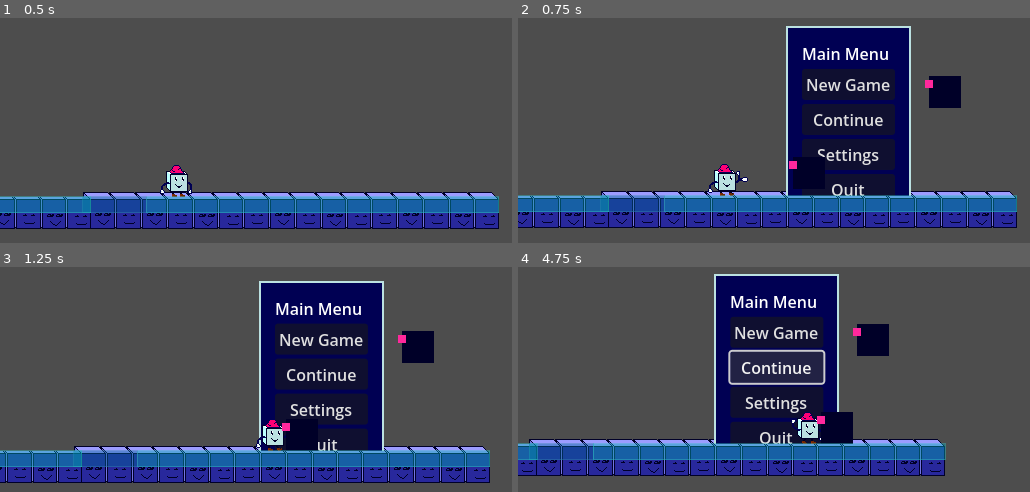
Above: before the commit, frames 1-4 (two rows, left to right).
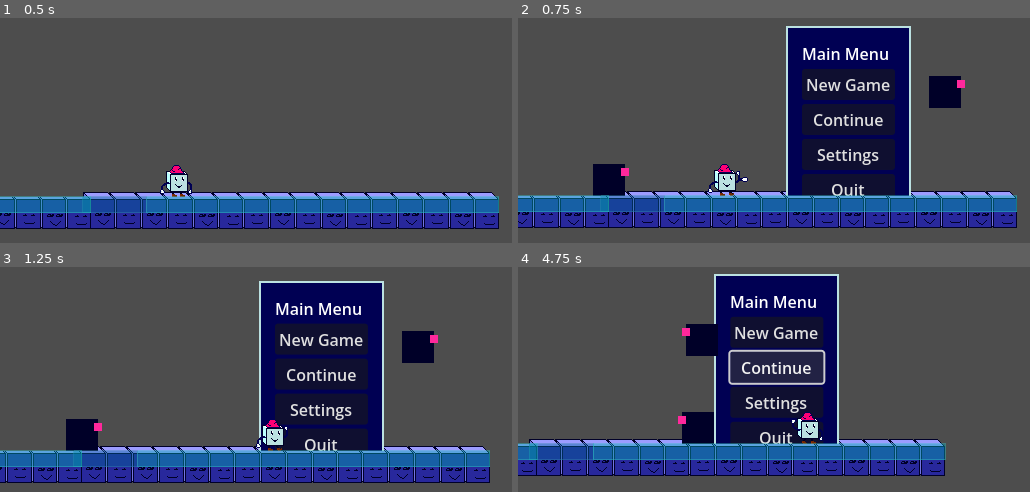
Above: after the commit, the same moments.

Repository: Doomn00b/Kewb
Game: Godot game, scene res://scenes/main.tscn
Same seed, same stepped clock (60 frames per second), same inputs: the game is played once before the commit and once after it. The engine's default icon, where the game draws it, is replaced by a stand-in: a white triangle on a blue panel in a dark square.
Inputs:
- Up to frame 1 (0.5 s): no input
- Up to frame 2 (0.75 s): tap Enter (ui_accept) at 0.5 s; hold Right (move_forward) from 0.53 s (still down); tap Z (attack) at 0.6 s
- Up to frame 3 (1.25 s): keep holding Right (move_forward); tap Space (jump) at 0.77 s
- Up to frame 4 (4.75 s): release Right (move_forward) at 1.25 s; click "New Game" at 1.25 s; click "New Game" at 2 s; click "Continue" at 2.75 s; click "Continue" at 3.5 s; hold Right (move_forward) from 4.28 s (still down); tap X (charge) at 4.35 s; tap Space (jump) at 4.52 s

Frame 1 is identical in both runs. In frame 2, 1.4% of the frame differs, in the area x 14-88%, y 27-80%; in frame 3, 1.2%; in frame 4, 3.6%, in the area x 31-73%, y 25-79%.

Commit message:
CODE: Tried to implement the enemy backing off, but it didn't work. Started work on remaking the Enemy with a Finite StateMachine instead.

Diff:
--- /dev/null
+++ b/FiniteStateMachine.gd
@@ -0,0 +1,13 @@
+extends Node
+class_name FiniteStateMachine
+
+@export var state: State #We make a new variable based on our state-script.
+
+func _ready() -> void:
+	change_state(state)
+
+func change_state(new_state: State):
+	if state is State: #This checks if our current state is actually a state, and not NULL.
+		state._exit_state()
+	new_state._enter_state()
+	state = new_state #Since we checked that we had a new state, we make our current state the new state.
--- /dev/null
+++ b/State.gd
@@ -0,0 +1,11 @@
+#This script is a template for how to have a state (in a state-machine), and
+#will be inherited by other scripts.
+class_name State
+extends Node
+signal state_finished #We give the script the ability to send a signal, that it's done.
+
+func _enter_state() -> void:
+	pass
+
+func _exit_state() -> void:
+	pass
--- a/characters/Enemies/enemy.gd
+++ b/characters/Enemies/enemy.gd
@@ -1,10 +1,10 @@
-#TODO: Make enemy move slowly idly. Make enemy flip direction.
-
+#TODO: Make enemy flip direction when Walking to edge.
+		#Fix chasing the player backwards!!
 class_name Enemy
 extends CharacterBody2D
 
 @export var Erunspeed: int = 200 #We make a new variable: Enemy Speed, which is an Int with 200 as standard value.
-@export var Ewspeed: int = 80
+@export var Ewspeed: int = 50
 @export var EDmgArea: Area2D #We will store our EDmgArea here. (it's an Area2D)
 @export var base_damage : int = 1
 static var enemies_spawned : int = 0 #This variable determines how many enemies have spawned.
@@ -21,7 +21,14 @@
 var dead : bool = false #Determines if the enemy is dead or not.
 var before_1st_atk : Timer #This variable is the time between spotting the player and attacking.
 var direction_timer: Timer #A variable storing the time before the enemy changes direction when idling.
-var direction : Vector2
+var move_dir : Vector2 :
+	set(new_dir):
+		move_dir = new_dir
+var last_direction = 1 #Value that show the direction the player was moving in, last.
+var current_direction = 1 #Check for the player's current moving direction.
+var EFlip : Marker2D
+var backoff_time: Timer
+
 
 func _ready() -> void:
 	before_1st_atk = $ETimer #We define a timer to delay our 1st attack.
@@ -30,9 +37,11 @@
 	print_debug("Got the player from Tree.")
 	enemies_spawned += 1 #When we start the scene, enemy-count will go up.
 	EDmgArea.body_entered.connect(_on_pbody_ent_dmg) #Connecting Give-Damage-area.
-	atk_raycast = $FlipNmy/NmyAtkRC #We give the raycast-object (from the node-tree) to our nmy-raycast variable.
-	edge_rayL = $FlipNmy/NmyEdgeL #Give the variable the left edge ray-cast
-	edge_rayR = $FlipNmy/NmyEdgeR #Give the variable the Right edge ray-cast
+	atk_raycast = $FlipEk/EkAtkRC #We give the raycast-object (from the node-tree) to our nmy-raycast variable.
+	edge_rayL = $FlipEk/EkEdgeL #Give the variable the left edge ray-cast
+	edge_rayR = $FlipEk/EkEdgeR #Give the variable the Right edge ray-cast
+	EFlip = $FlipEk
+	backoff_time = $EbackTimer
 
 func _physics_process(delta: float) -> void:
 	_apply_gravity(delta) # Add the gravity.
@@ -40,22 +49,42 @@
 	_rush_player(delta) #Run towards the player. (we check if we should run the function)
 	move_and_slide()
 
+#Is the issue that DIRECTION isn't defined ever??
 func _roaming(delta):
 	#If we're not dead, not chasing the player, and standing on the floor, then...
-	if dead == false and self.is_on_floor() and player_chase == false:
-		velocity += direction * Ewspeed * delta
+	if dead == false and self.is_on_floor() and player_chase == false and is_roaming ==  true:
+		velocity = move_dir * Ewspeed
 		is_roaming = true
+		print_debug("Enemy direction:", move_dir)
 	elif dead == true:
 		velocity.x = 0
 
 func _on_dir_timer_timeout() -> void:
-	direction_timer.wait_time = choose([1.5,2.0,2.5])
-	if player_chase == false:
-		direction = choose([Vector2.RIGHT, Vector2.LEFT])
+	direction_timer.wait_time = [1.3,1.8,2.3].pick_random() #We change the timers wait-time to a random value.
+	direction_timer.start()
+	if player_chase == false: #If we're not chasing the player then...
+		move_dir = [Vector2.RIGHT, Vector2.LEFT].pick_random() #Choose a random left or right direction.
+		_flip() #We run the function to see if we now need to flip the player.
+		print_debug("New random direction?")
 
-func choose(array): #This function is just for randomising things.
-	array.shuffle() #Shuffle around the values in the array randomly.
-	return array.front() #Take the current first value in the shuffled array.
+#Code to flip the character when walking.
+func _flip():
+	#Guard clause
+	if move_dir.x == 0:
+		return
+	#END Guard clause
+	if edge_rayL.is_colliding() and edge_rayR.is_colliding(): #If BOTH edge-detects are colliding, then...
+		#We do the regular flipping.
+		var signed_x : float = sign(move_dir.x) #A variable that stores if the direction is positive or negative.
+		EFlip.scale.x = abs(scale.x) *  signed_x #We flip the scale of our Flip-marker based on our signedx-direction variable.
+		current_direction = signed_x
+		#Update the last direction variable.
+		last_direction = current_direction
+
+	if !edge_rayL.is_colliding() or !edge_rayR.is_colliding(): #But if one of our edge-detects are not detecting...
+		current_direction = !current_direction #...then we invert our direction.
+		print_debug("Changed direction:", move_dir)
+
 
 func _rush_player(_delta : float):
 	#Guardclause, to prevent attacking without player.
@@ -68,13 +97,14 @@
 
 	#Raycasting, for detecting the player.
 	if atk_raycast.is_colliding(): #If the raycast hits the player...
-		player_chase = true
+		is_roaming = false #We make sure we're not roaming.
 		before_1st_atk.start() #...we start a timer to delay the 1st attack.
 		await before_1st_atk.timeout #...which delays the below attack-code.
 		#If the enemy is touching the floor and we're not in Game Over, then...
 		if self.is_on_floor() and GameManager.instance.is_game_over == false :
-			direction = (playerChr.position - self.position).normalized()
-			velocity.x = direction.x * Erunspeed
+			move_dir = (playerChr.position - self.position).normalized()
+			velocity.x = move_dir.x * Erunspeed
+			player_chase = true #We say that we're chasing the player.
 			#print("Detected player")
 			return
 	else:
@@ -100,6 +130,13 @@
 func _on_pbody_ent_dmg(node : Node2D) -> void:
 	if node is Player:
 		node.take_damage(base_damage)
+		backoff_time.start()
+		print_debug("running backoff-timer")
+		while !backoff_time.is_stopped():
+			#Make the enemy back off when damaging the player.
+			self.velocity.x = Ewspeed #Enemy moves backwards at walk-speed.
+			print_debug("Enemy back-speed:", velocity)
+
 
 func setup_enemy(pos : Vector2 = Vector2.ZERO): #A function that readies the enemy's properties in a level.
 	self.global_position = pos #Sets up the position of the enemy.
--- a/characters/Enemies/enemy_cube.tscn
+++ b/characters/Enemies/enemy_cube.tscn
@@ -10,15 +10,12 @@
 [sub_resource type="RectangleShape2D" id="RectangleShape2D_ivb5h"]
 size = Vector2(13, 24)
 
-[sub_resource type="RectangleShape2D" id="RectangleShape2D_e7fn0"]
-size = Vector2(25, 34)
-
 [node name="EnemyCube" type="CharacterBody2D" unique_id=2049833632 node_paths=PackedStringArray("EDmgArea") groups=["enemyGroup"]]
 z_index = 1
 y_sort_enabled = true
 collision_layer = 2
 script = ExtResource("1_fqm6r")
-EDmgArea = NodePath("FlipNmy/EDmgArea")
+EDmgArea = NodePath("FlipEk/EDmgArea")
 metadata/_edit_group_ = true
 
 [node name="ETimer" type="Timer" parent="." unique_id=1133709180]
@@ -28,50 +25,47 @@
 [node name="DirTimer" type="Timer" parent="." unique_id=1800211472]
 wait_time = 0.8
 one_shot = true
+autostart = true
+
+[node name="EbackTimer" type="Timer" parent="." unique_id=1088373937]
+wait_time = 0.6
+one_shot = true
 
 [node name="CollisionShape2D" type="CollisionShape2D" parent="." unique_id=168635995]
 shape = SubResource("RectangleShape2D_78frg")
 
 [node name="AnimationPlayer" type="AnimationPlayer" parent="." unique_id=2011432541]
 
-[node name="FlipNmy" type="Marker2D" parent="." unique_id=923432180]
+[node name="FlipEk" type="Marker2D" parent="." unique_id=923432180]
 
-[node name="Sprite2D" type="Sprite2D" parent="FlipNmy" unique_id=1626493624]
+[node name="Sprite2D" type="Sprite2D" parent="FlipEk" unique_id=1626493624]
 texture = ExtResource("2_aoswd")
 
-[node name="Sprite2D" type="Sprite2D" parent="FlipNmy/Sprite2D" unique_id=791162413]
-position = Vector2(-16, -8)
+[node name="Sprite2D" type="Sprite2D" parent="FlipEk/Sprite2D" unique_id=791162413]
+position = Vector2(16, -8)
 texture = ExtResource("3_ivb5h")
 
-[node name="EDmgArea" type="Area2D" parent="FlipNmy" unique_id=389465481 groups=["enemyDmgGroup"]]
+[node name="EDmgArea" type="Area2D" parent="FlipEk" unique_id=389465481 groups=["enemyDmgGroup"]]
 collision_layer = 0
 collision_mask = 4
 
-[node name="EDmgZone" type="CollisionShape2D" parent="FlipNmy/EDmgArea" unique_id=485172445 groups=["enemyDmgGroup"]]
-position = Vector2(-14.5, -3)
+[node name="EDmgZone" type="CollisionShape2D" parent="FlipEk/EDmgArea" unique_id=485172445 groups=["enemyDmgGroup"]]
+position = Vector2(14.5, -3)
 shape = SubResource("RectangleShape2D_ivb5h")
 debug_color = Color(0.90518546, 0.17105508, 0.6280246, 0.41960785)
 
-[node name="NmyHurtArea" type="Area2D" parent="FlipNmy" unique_id=340083749 groups=["enemyGroup"]]
-visible = false
-
-[node name="NmyHurtZone" type="CollisionShape2D" parent="FlipNmy/NmyHurtArea" unique_id=1600605225 groups=["enemyGroup"]]
-visible = false
-position = Vector2(4.5, 0)
-shape = SubResource("RectangleShape2D_e7fn0")
-debug_color = Color(0.2798203, 0.55712515, 0.804408, 0.41960785)
-
-[node name="NmyAtkRC" type="RayCast2D" parent="FlipNmy" unique_id=1170243958]
-position = Vector2(-16, 0)
-target_position = Vector2(-168, 0)
+[node name="EkAtkRC" type="RayCast2D" parent="FlipEk" unique_id=1170243958]
+position = Vector2(16, 0)
+target_position = Vector2(168, 0)
 collision_mask = 4
 
-[node name="NmyEdgeL" type="RayCast2D" parent="FlipNmy" unique_id=980637611]
-position = Vector2(-18, 16)
+[node name="EkEdgeL" type="RayCast2D" parent="FlipEk" unique_id=980637611]
+position = Vector2(-16, 16)
 target_position = Vector2(0, 16)
 
-[node name="NmyEdgeR" type="RayCast2D" parent="FlipNmy" unique_id=1977908662]
-position = Vector2(16, 16)
+[node name="EkEdgeR" type="RayCast2D" parent="FlipEk" unique_id=1977908662]
+position = Vector2(18, 16)
 target_position = Vector2(0, 16)
 
 [connection signal="timeout" from="DirTimer" to="." method="_on_dir_timer_timeout"]
+[connection signal="timeout" from="EbackTimer" to="." method="_on_dir_timer_timeout"]
--- a/characters/Player/player.gd
+++ b/characters/Player/player.gd
@@ -204,13 +204,14 @@
 	#Guard clause
 	if move_dir.x == 0:
 		return
-	var signed_x : float = sign(move_dir.x)
+	#END Guard clause
+	var signed_x : float = sign(move_dir.x) #A variable that stores if the direction is positive or negative.
 	%Flip.scale.x = abs(scale.x) *  signed_x
 	current_direction = signed_x
 	var dir_string : String = "_left" if signed_x == -1 else "_right"
 
-	if current_direction != last_direction:
-		$CamAnimationPlayer.play("cam_mov" + dir_string)
+	if current_direction != last_direction: #If the current direction is not the same as the last direction, then...
+		$CamAnimationPlayer.play("cam_mov" + dir_string) #Then move/animate the camera in the new direction.
 
 	#Update the last direction variable.
 	last_direction = current_direction
--- a/scenes/KewbTest1.tscn
+++ b/scenes/KewbTest1.tscn
@@ -59,7 +59,7 @@
 sources/1 = SubResource("TileSetAtlasSource_j8rsw")
 
 [sub_resource type="RectangleShape2D" id="RectangleShape2D_j8rsw"]
-size = Vector2(232, 16)
+size = Vector2(376, 16)
 
 [sub_resource type="RectangleShape2D" id="RectangleShape2D_q3et8"]
 size = Vector2(32, 16)
@@ -98,7 +98,7 @@
 position = Vector2(352, 120)
 
 [node name="Point2" type="Marker2D" parent="EnemySpawner2" unique_id=1148452854]
-position = Vector2(216, 168)
+position = Vector2(16, 192)
 
 [node name="BlueTilesTop" type="TileMapLayer" parent="." unique_id=1119523911]
 visibility_layer = 2
@@ -131,7 +131,7 @@
 metadata/_edit_group_ = true
 
 [node name="CollisionShape2D" type="CollisionShape2D" parent="Testblock2" unique_id=1602164098]
-position = Vector2(-84, 0)
+position = Vector2(-116, 0)
 shape = SubResource("RectangleShape2D_j8rsw")
 
 [node name="RigidBody2D" type="StaticBody2D" parent="." unique_id=1679305098]
Not shown, added: FiniteStateMachine.gd.uid
Not shown, added: State.gd.uid
